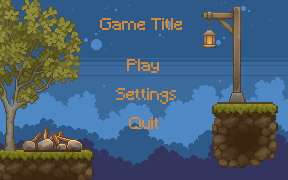
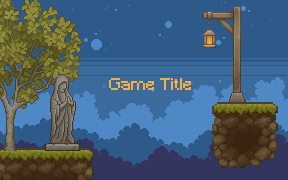
The second 288x180 image is a revision of the first. Changes to its layers:
removed layer "Quit" over (x1=129, y1=117, x2=159, y2=129)
removed layer "Settings" over (x1=116, y1=88, x2=176, y2=104)
removed layer "Play" over (x1=127, y1=59, x2=159, y2=73)
renamed "Layer 8" to "Layer 9", moved it above "Game Title", painted on it over (x1=21, y1=74, x2=84, y2=152)
painted on "Game Title" over (x1=100, y1=18, x2=191, y2=90)
